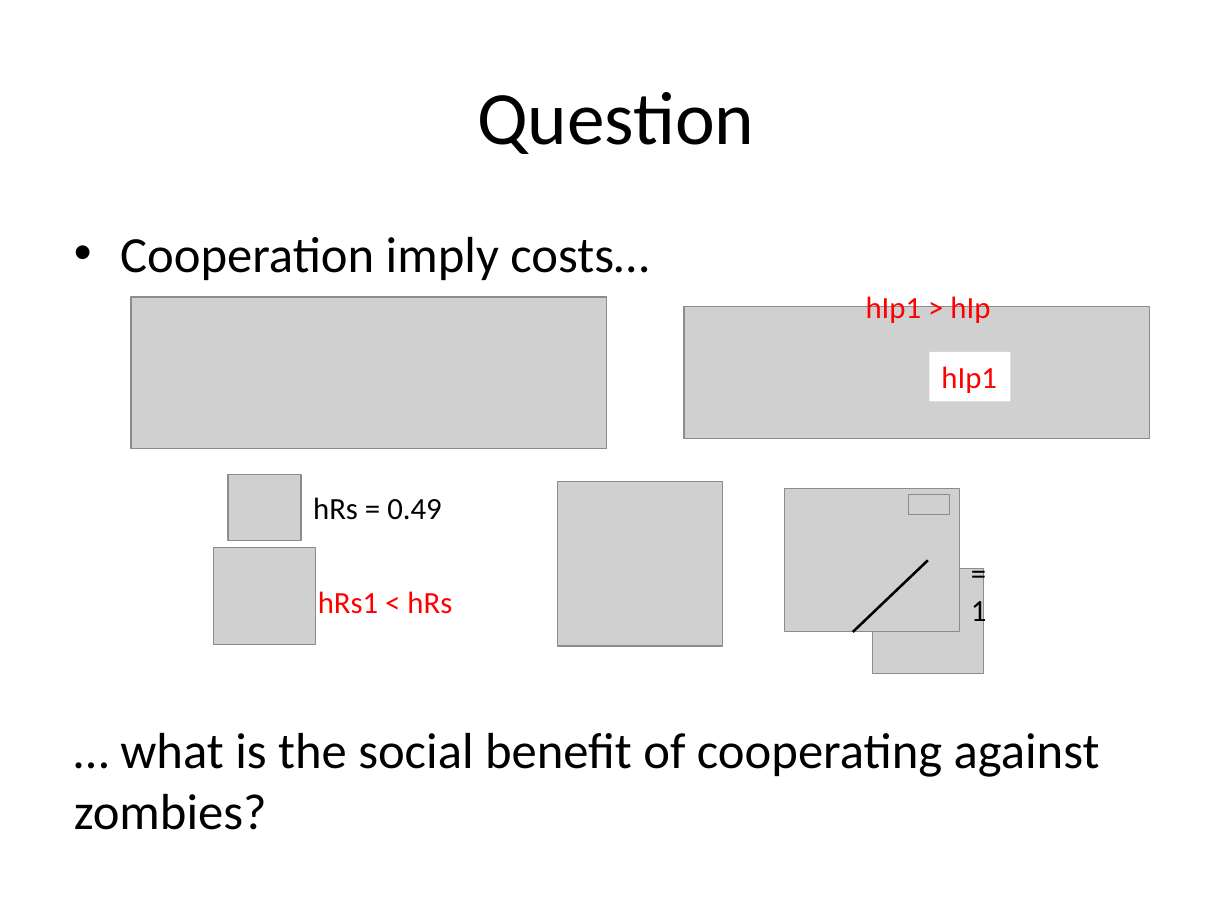
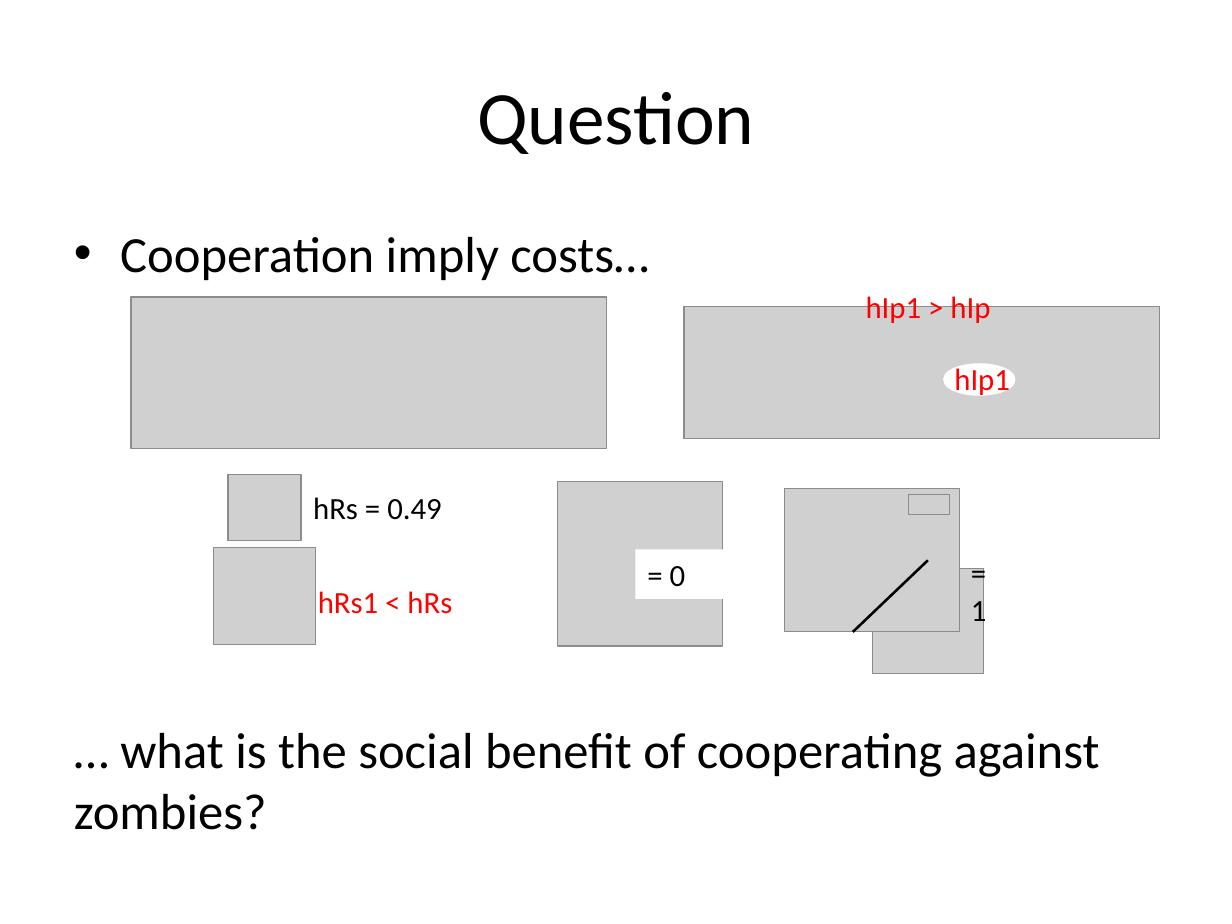
Before and after one commit to pioucyril/exmodeloGroup4, a slide deck: slide 3 of Social benefits of slow food.pptx. Drawn at 1232x924 pixels with LibreOffice and Linux fonts; fonts in the diff are those of the drawing; grey boxes stand for pictures. Boxes give left, top, right and bottom in pixels: in the first picture for what was removed or moved away, otherwise in the second. Text is boxed around its words. In the diff, an @@ line names an element or a change of style, - is before the commit and + after.

```diff
--- a/Social benefits of slow food.pptx
+++ b/Social benefits of slow food.pptx
@@ picture: place and size @@
-picture at bbox=[684, 307, 1149, 439]
+picture at bbox=[684, 307, 1159, 439]
@@ text "hIp1": place and size @@
-text "hIp1" at bbox=[929, 352, 1010, 402]
+text "hIp1" at bbox=[954, 365, 1010, 399]
@@ text "hIp1" at bbox=[954, 365, 1010, 399]: fill #FFFFFF to none @@
@@ ellipse added at bbox=[945, 365, 1014, 394], fill #FFFFFF, outline #FFFFFF 2 pt @@
@@ rectangle added at bbox=[636, 549, 734, 599], fill #FFFFFF, 18 pt, text #000000 @@
+= 0
```
Also in this commit, not shown: 3 other slides changed, 1 slide added, 1 slide removed, 2 other files.
